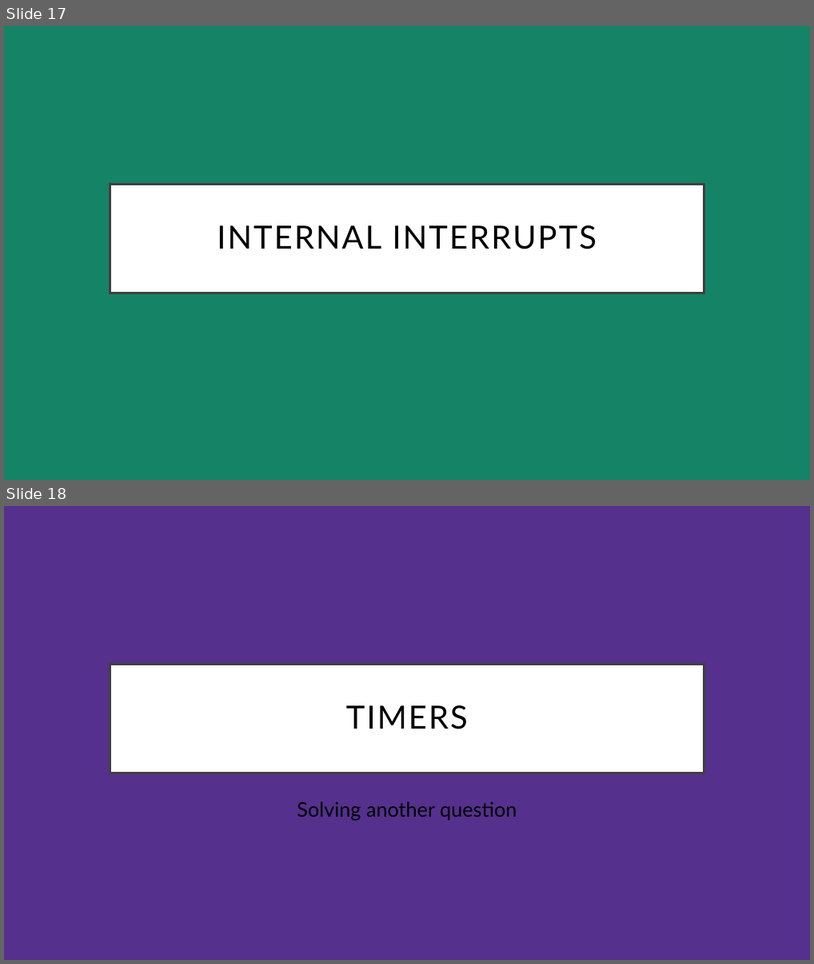
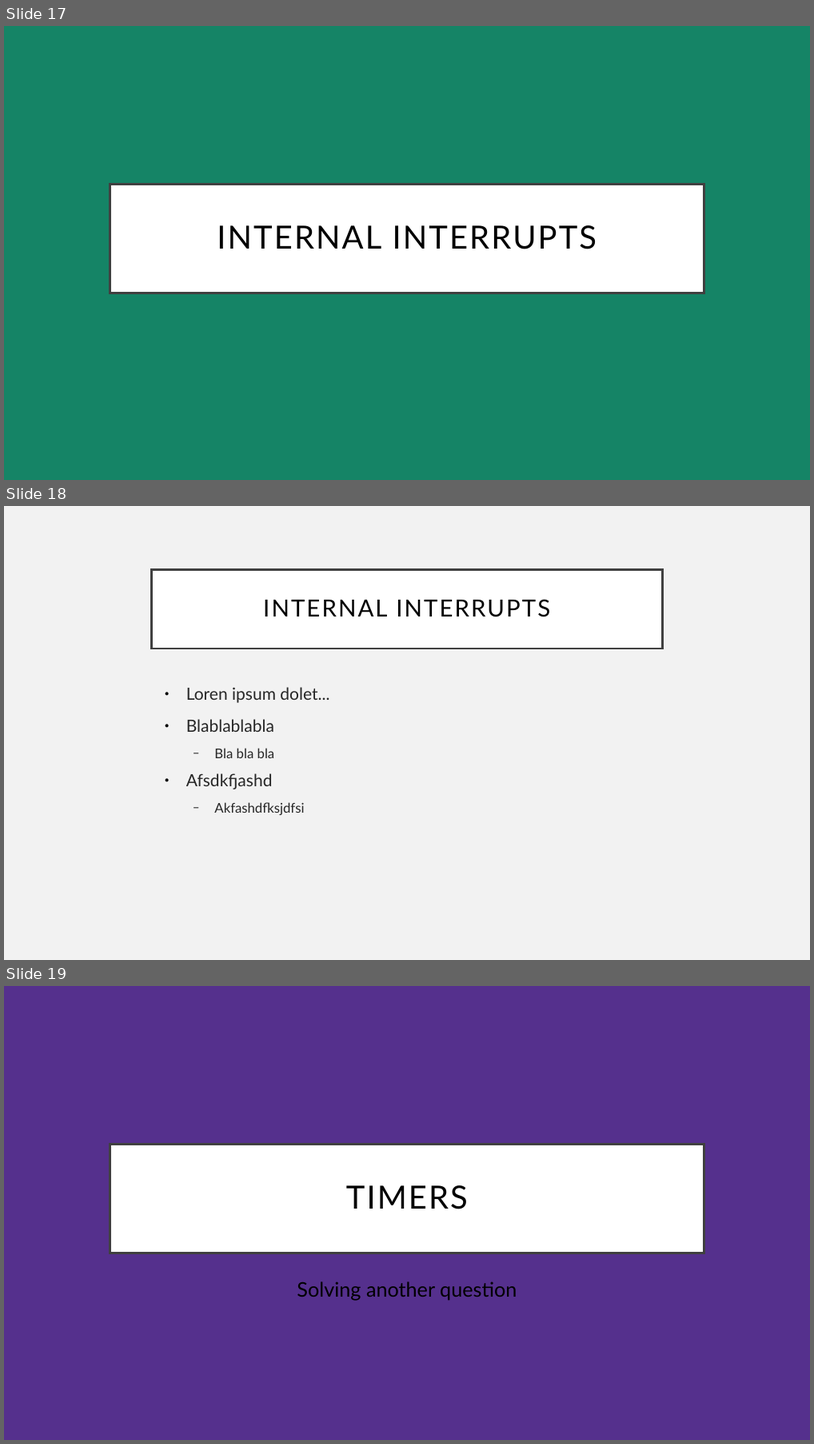
Before and after one commit to Equihua2211/I7266, a slide deck: 001_Slides/07_InterruptionsAndTimers.odp. Shown one above the other, each under a label of ours: slides 17 and 18 before the commit, slides 17, 18 and 19 after it. The pictures are 814x964 and 814x1444 pixels, drawn with LibreOffice and Linux fonts; fonts in the diff are those of the drawing. Boxes give left, top, right and bottom in pixels: in the first picture for what was removed or moved away, otherwise in the second. Text is boxed around its words. In the diff, an @@ line names an element or a change of style, - is before the commit and + after.

```diff
--- a/001_Slides/07_InterruptionsAndTimers.odp
+++ b/001_Slides/07_InterruptionsAndTimers.odp
@@ slide 18 added at [4,506,810,960], background #F2F2F2 @@
@@ title added at [152,570,662,648], fill #FFFFFF, outline #404040 2.49 pt, 28 pt, text #000000 @@
+INTERNAL INTERRUPTS
@@ text added at [186,687,330,815], 20 pt, text #262626 @@
+● Loren ipsum dolet...
+● Blablablabla
+  − Bla bla bla
+● Afsdkfjashd
+  − Akfashdfksjdfsi
@@ what was slide 18 is now slide 19 @@
```
Also in this commit, not shown: 6 other slides added, 1 slide removed, 33 other files.
